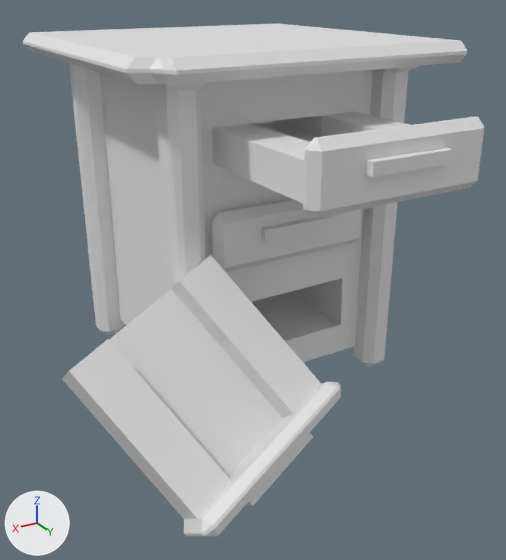
An edit to the Blender file Assets/Blender Files/desser_broken.blend, drawn before and after from the same camera.
Camera for both pictures: a camera (50 mm lens) standing at (3.44, 6.15, 3.87) and looking at (0.27, 0.86, 1.22). The axes (+X, +Y, +Z) are drawn at lower left. The lights are the same throughout.

Script lines for the objects in view, before the commit:
```python
me_cube_001 = bpy.data.meshes.new('Cube.001')
me_cube_001.from_pydata(...)  # 906 vertices, 915 faces; spans x -1.59..2.34, y -1.61..2.75, z -0.99..2.36
ob_cube = bpy.data.objects.new('Cube', me_cube_001)
ob_cube.location = (0.0, 0.0, 1.002)
```
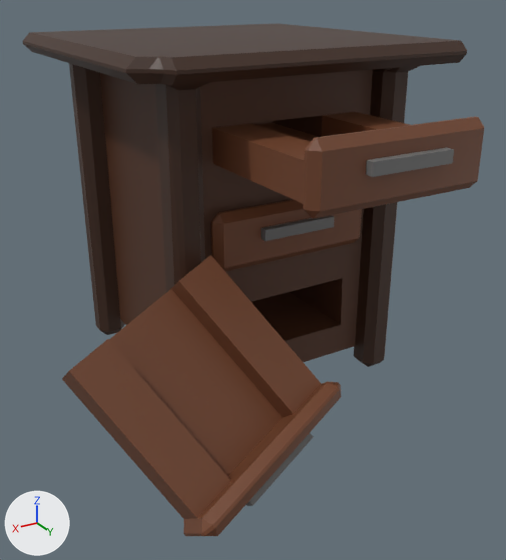
What changed in the scene script:
```text
Add mat_handle:
    mat_handle = principled_material('Handle')
    mat_handle.base_color = (0.168, 0.168, 0.168)  # grey #727272
Add mat_drawer:
    mat_drawer = principled_material('Drawer')
    mat_drawer.base_color = (0.165, 0.0561, 0.0232)  # brown #71432a
Add mat_box:
    mat_box = principled_material('Box')
    mat_box.base_color = (0.0823, 0.0296, 0.013)  # brown #51301e
Add mat_trim:
    mat_trim = principled_material('Trim')
    mat_trim.base_color = (0.0482, 0.0185, 0.00857)  # brown #3e2517
Change me_cube_001:
    where me_cube_001.from_pydata(...)  # 906 vertices, 915 faces; spans x -1.59..2.34, y -1.61..2.75, z -0.99..2.36
    used by ob_cube; location = (0.0, 0.0, 1.002)
    me_cube_001 part 1: 550 of the faces centred in x -1.59..1.58, y -1.61..1.56, z -0.97..2.36 switch from no material to mat_trim (brown #3e2517)
    me_cube_001 part 2: 10 of the faces centred in x -1.0..1.0, y -0.23..1.0, z -0.76..0.83 switch from no material to mat_box (brown #51301e)
    me_cube_001 part 3: 5 of the faces centred in x -0.37..0.37, y 0.19..1.0, z 1.64..1.96 switch from no material to mat_box (brown #51301e)
    me_cube_001 part 4: 198 of the faces centred in x -0.81..2.17, y 1.0..2.74, z -0.98..1.03 switch from no material to mat_drawer (brown #71432a)
    me_cube_001 part 5: 100 of the faces centred in x -0.81..0.82, y 2.05..2.52, z 1.37..1.91 switch from no material to mat_drawer (brown #71432a)
    me_cube_001 part 6: 27 of the faces centred in x -0.74..0.75, y 0.59..1.26, z 1.44..1.74 switch from no material to mat_drawer (brown #71432a)
    me_cube_001 part 7: 8 of the faces centred in x -0.37..0.37, y 1.21..1.24, z 0.75..0.85 switch from no material to mat_handle (grey #727272)
    me_cube_001 part 8: 8 of the faces centred in x -0.37..0.37, y 2.56..2.6, z 1.64..1.74 switch from no material to mat_handle (grey #727272)
    me_cube_001 part 9: 8 of the faces centred in x 0.66..1.33, y 2.35..2.54, z -0.73..-0.49 switch from no material to mat_handle (grey #727272)
```

Pixel boxes [x1, y1, x2, y2] of what changed, in the pictures (506 x 560 px):
part 1 of me_cube_001, recoloured (white to brown)
    both: [23, 24, 467, 367]
part 2 of me_cube_001, recoloured (grey to brown)
    both: [100, 70, 373, 362]
part 3 of me_cube_001, recoloured (grey to brown)
    both: [201, 70, 368, 137]
part 4 of me_cube_001, recoloured (grey to brown)
    both: [62, 199, 362, 536]
part 5 of me_cube_001, recoloured (grey to brown)
    both: [260, 116, 484, 219]
part 6 of me_cube_001, recoloured (grey to brown)
    both: [212, 112, 410, 184]
part 7 of me_cube_001, recoloured
    both: [261, 215, 334, 241]
part 8 of me_cube_001, recoloured
    both: [366, 147, 454, 177]
part 9 of me_cube_001, recoloured
    both: [246, 433, 313, 506]
